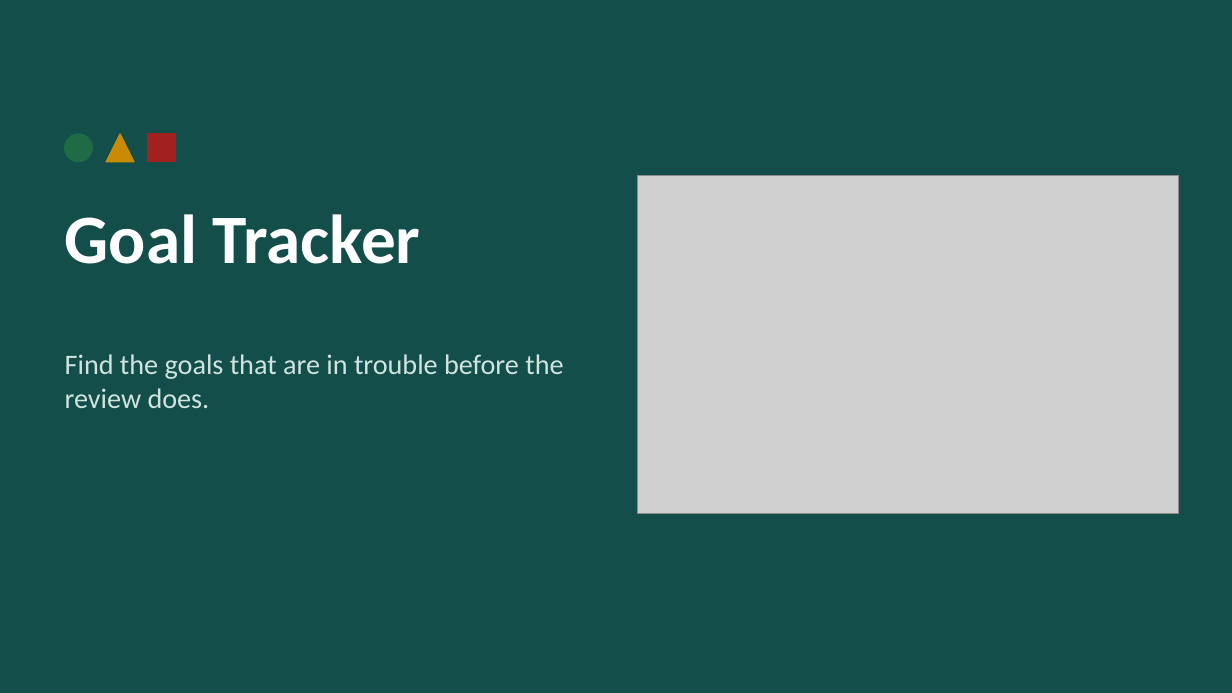
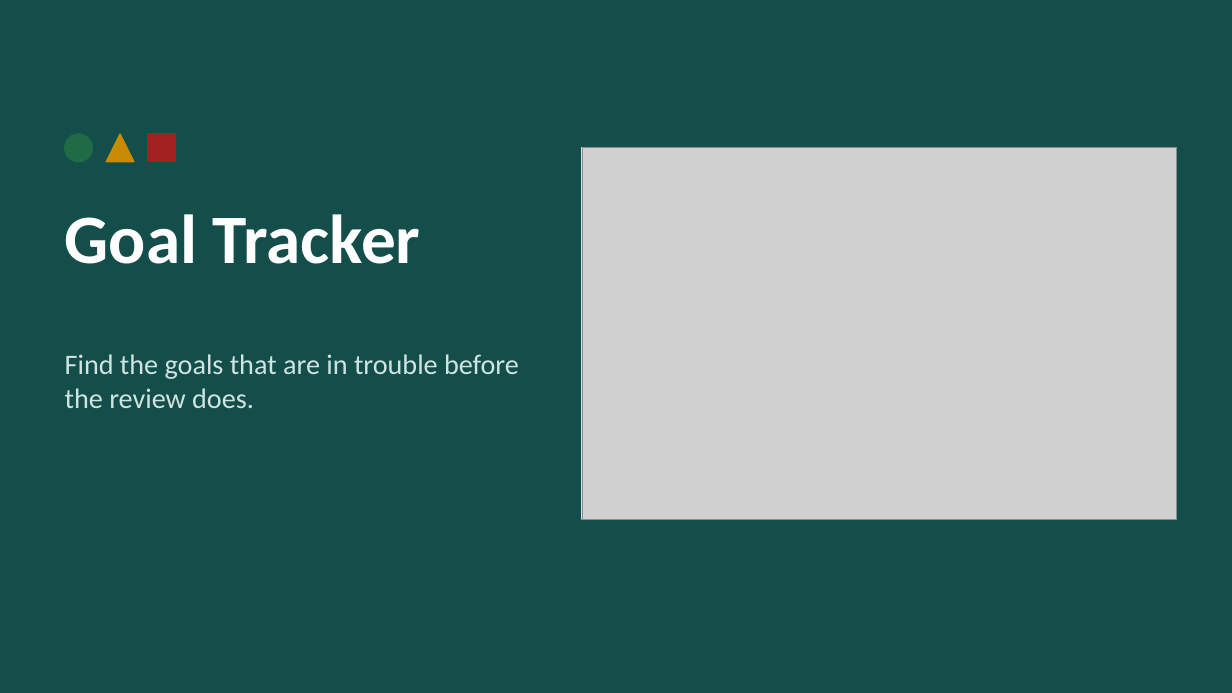
Before and after one commit to zachthieme/goal-tracker, a slide deck: slide 1 of docs/pitch/goal-tracker-pitch.pptx. Drawn at 1232x693 pixels with LibreOffice and Linux fonts; fonts in the diff are those of the drawing; grey boxes stand for pictures. Boxes give left, top, right and bottom in pixels: in the first picture for what was removed or moved away, otherwise in the second. Text is boxed around its words. In the diff, an @@ line names an element or a change of style, - is before the commit and + after.

```diff
--- a/docs/pitch/goal-tracker-pitch.pptx
+++ b/docs/pitch/goal-tracker-pitch.pptx
@@ picture: place and size @@
-picture at [638,176,1178,514]
+picture at [582,148,1177,519]
@@ rectangle: place and size @@
-rectangle at [638,176,1178,514]
+rectangle at [582,148,1177,519]
@@ text "Find the goals that are ..." rewrapped from [65,354,563,408] to [65,354,519,408] @@
```
Also in this commit, not shown: 4 other slides changed, 5 slides added, 3 slides removed, 4 other files.
